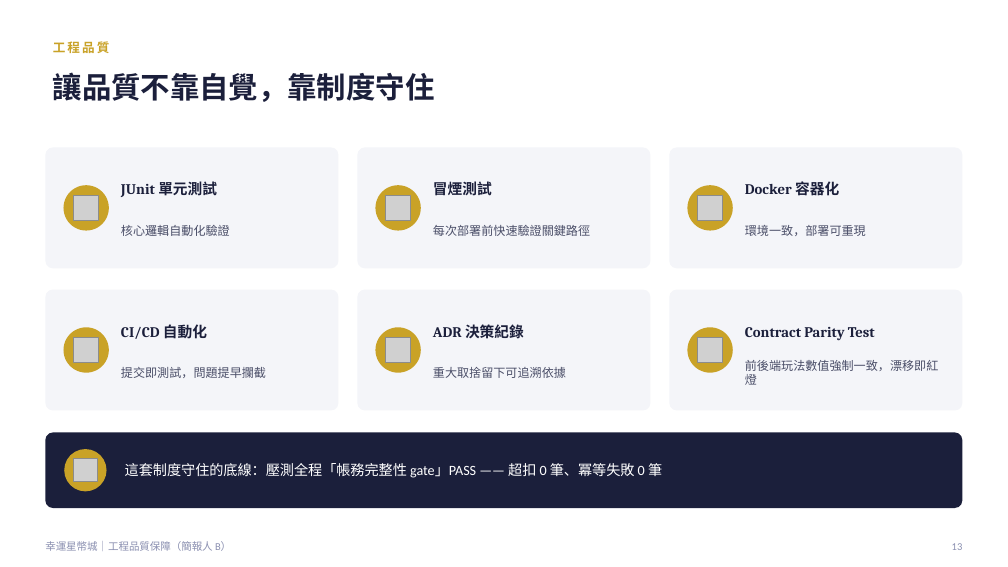
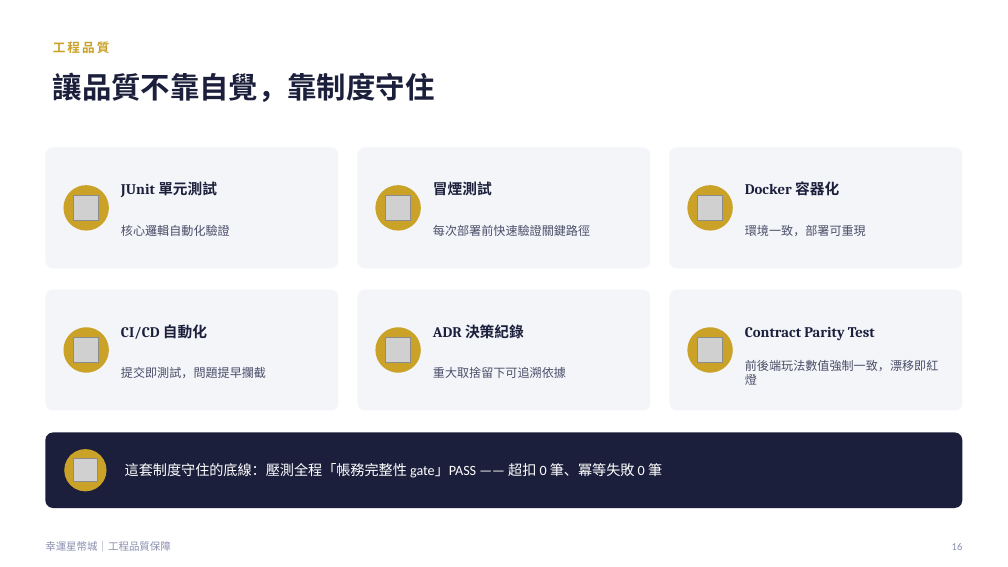
Before and after one commit to opitt2029/Lucky_Star_Casino, a slide deck: slide 17 of docs/report/幸運星幣城-30分鐘簡報-優化版.pptx (slide 13 before the commit). Drawn at 1008x567 pixels with LibreOffice and Linux fonts; fonts in the diff are those of the drawing; grey boxes stand for pictures. Boxes give left, top, right and bottom in pixels: in the first picture for what was removed or moved away, otherwise in the second. Text is boxed around its words. In the diff, an @@ line names an element or a change of style, - is before the commit and + after.

```diff
--- a/docs/report/幸運星幣城-30分鐘簡報-優化版.pptx
+++ b/docs/report/幸運星幣城-30分鐘簡報-優化版.pptx
@@ text at (x1=45, y1=541, x2=171, y2=551): text changed @@
-幸運星幣城｜工程品質保障（簡報人 B）
+幸運星幣城｜工程品質保障
```
Also in this commit, not shown: 13 other slides changed, 4 slides added, 4 other files.
